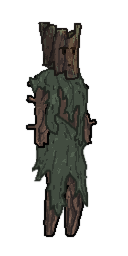
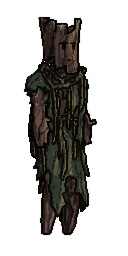
Two versions of the same layered image (128×256). Layer-by-layer changes:
removed group "head" (1st of 2) (1 layers) over 37, 21, 83, 81
moved "head" out of group "head", painted on it over 37, 16, 83, 81
removed group "top_grass" (1st of 2) (1 layers) over 28, 67, 89, 148
moved "R_arm_lower" out of group "R_arm_lower", painted on it over 25, 94, 55, 149
removed group "R_arm_upper" (1st of 2) (1 layers) over 25, 74, 55, 115
added layer "vines top" above "top_grass" over 38, 61, 86, 145
moved "top_grass" out of group "top_grass", painted on it over 23, 64, 90, 148
removed group "R_arm_lower" (1st of 2) (1 layers) over 25, 104, 55, 149
moved "R_arm_upper" out of group "R_arm_upper", painted on it over 25, 74, 55, 117
removed group "bottom grass" (1st of 2) (1 layers) over 31, 109, 89, 218
added layer "vines bottom" above "bottom grass" over 38, 111, 90, 181
moved "bottom grass" out of group "bottom grass", painted on it over 31, 108, 90, 219
removed group "R_leg_lower" (1st of 2) (1 layers) over 42, 181, 66, 238
moved "R_leg_lower" out of group "R_leg_lower", painted on it over 39, 179, 66, 238
removed group "R_leg_upper" (1st of 2) (1 layers) over 40, 137, 66, 204
moved "R_leg_upper" out of group "R_leg_upper", painted on it over 37, 135, 66, 204
removed group "body" (1st of 2) (1 layers) over 41, 50, 86, 157
moved "body" out of group "body", painted on it over 41, 50, 86, 157
moved "L_arm_lower" out of group "L_arm_lower", painted on it over 70, 107, 96, 147
removed group "L_leg_lower" (1st of 2) (1 layers) over 63, 182, 85, 238
moved "L_leg_lower" out of group "L_leg_lower", painted on it over 60, 181, 85, 238
removed group "L_leg_upper" (1st of 2) (1 layers) over 61, 137, 84, 196
moved "L_leg_upper" out of group "L_leg_upper", painted on it over 58, 135, 84, 196
added layer "vines back" over 28, 65, 87, 222
…and 3 more changes (1 painted, 2 removed, 1 stack)
